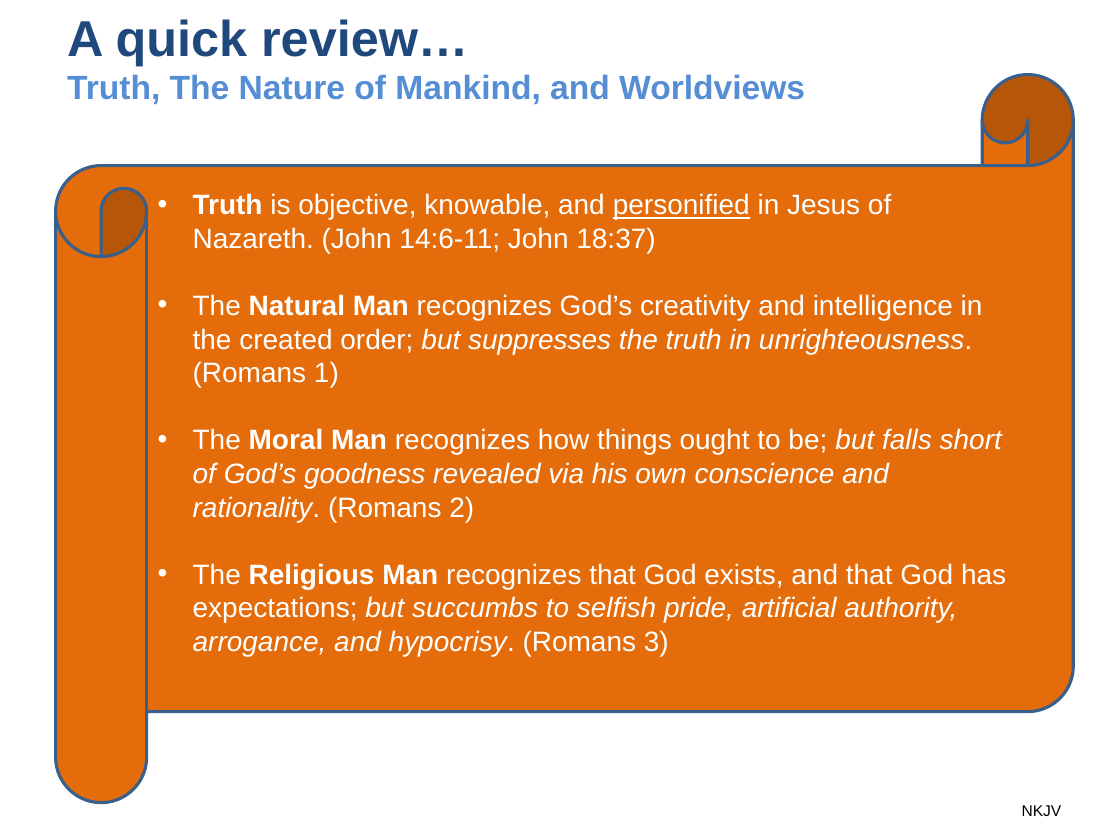
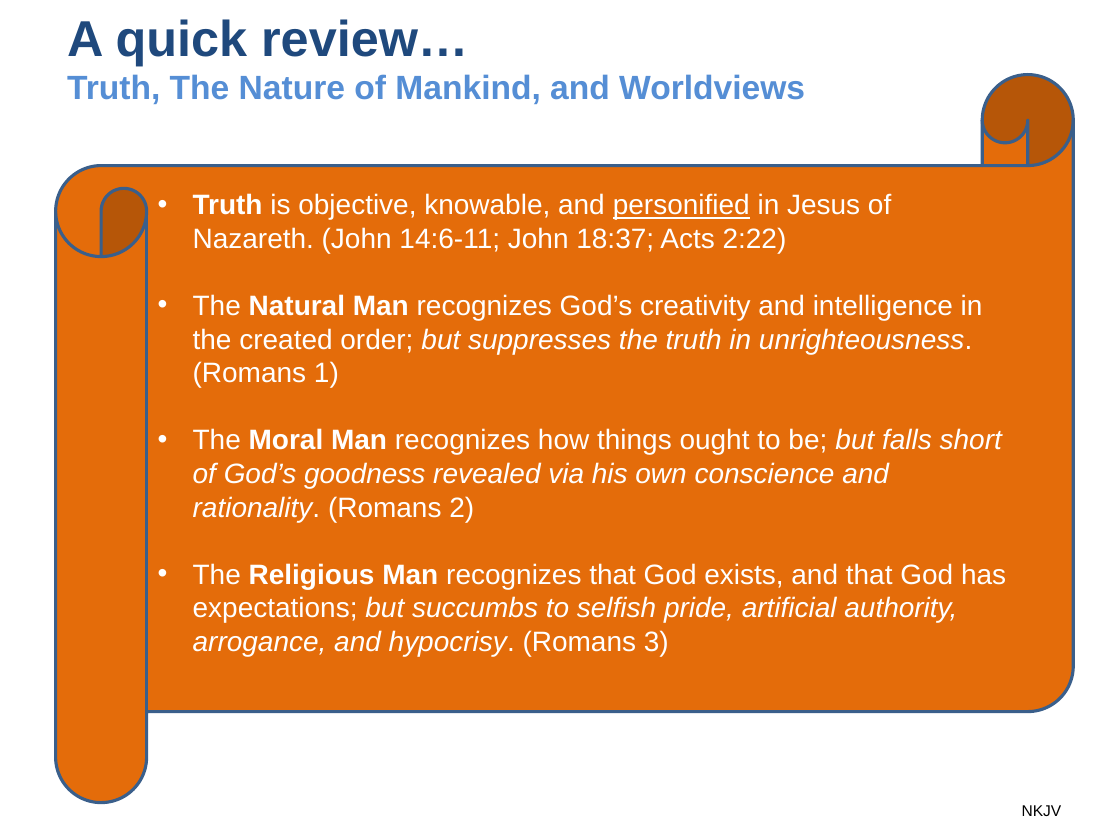
Before and after one commit to UsefulEngines/EvangelismPublic, a slide deck: slide 19 of 2024-Q4/2024-10-13/2024-10-13-Psalms.pptx. Drawn at 1120x840 pixels with LibreOffice and Linux fonts; fonts in the diff are those of the drawing. Boxes give left, top, right and bottom in pixels: in the first picture for what was removed or moved away, otherwise in the second. Text is boxed around its words. In the diff, an @@ line names an element or a change of style, - is before the commit and + after.

```diff
--- a/2024-Q4/2024-10-13/2024-10-13-Psalms.pptx
+++ b/2024-Q4/2024-10-13/2024-10-13-Psalms.pptx
@@ text in horizontal scroll at bbox=[193, 193, 891, 253]: text changed @@
-• Truth is objective, knowable, and personified in Jesus of Nazareth. (John 14:6-11; John 18:37)
+• Truth is objective, knowable, and personified in Jesus of Nazareth. (John 14:6-11; John 18:37; Acts 2:22)
```
Also in this commit, not shown: 1 other slide changed.
